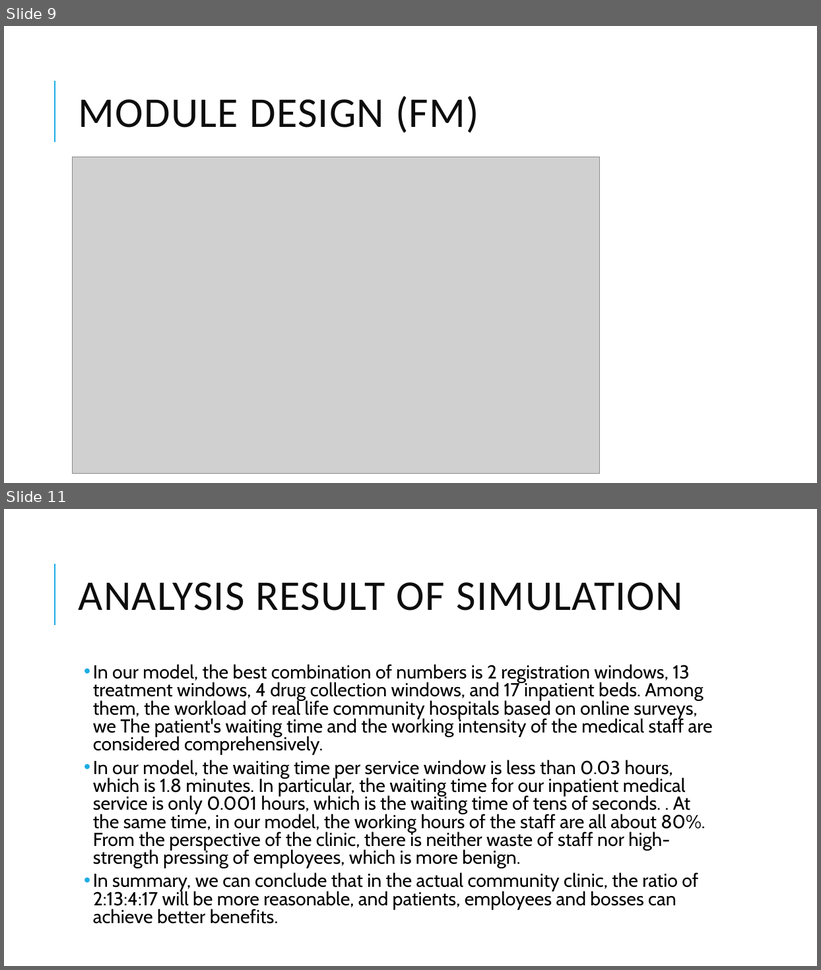
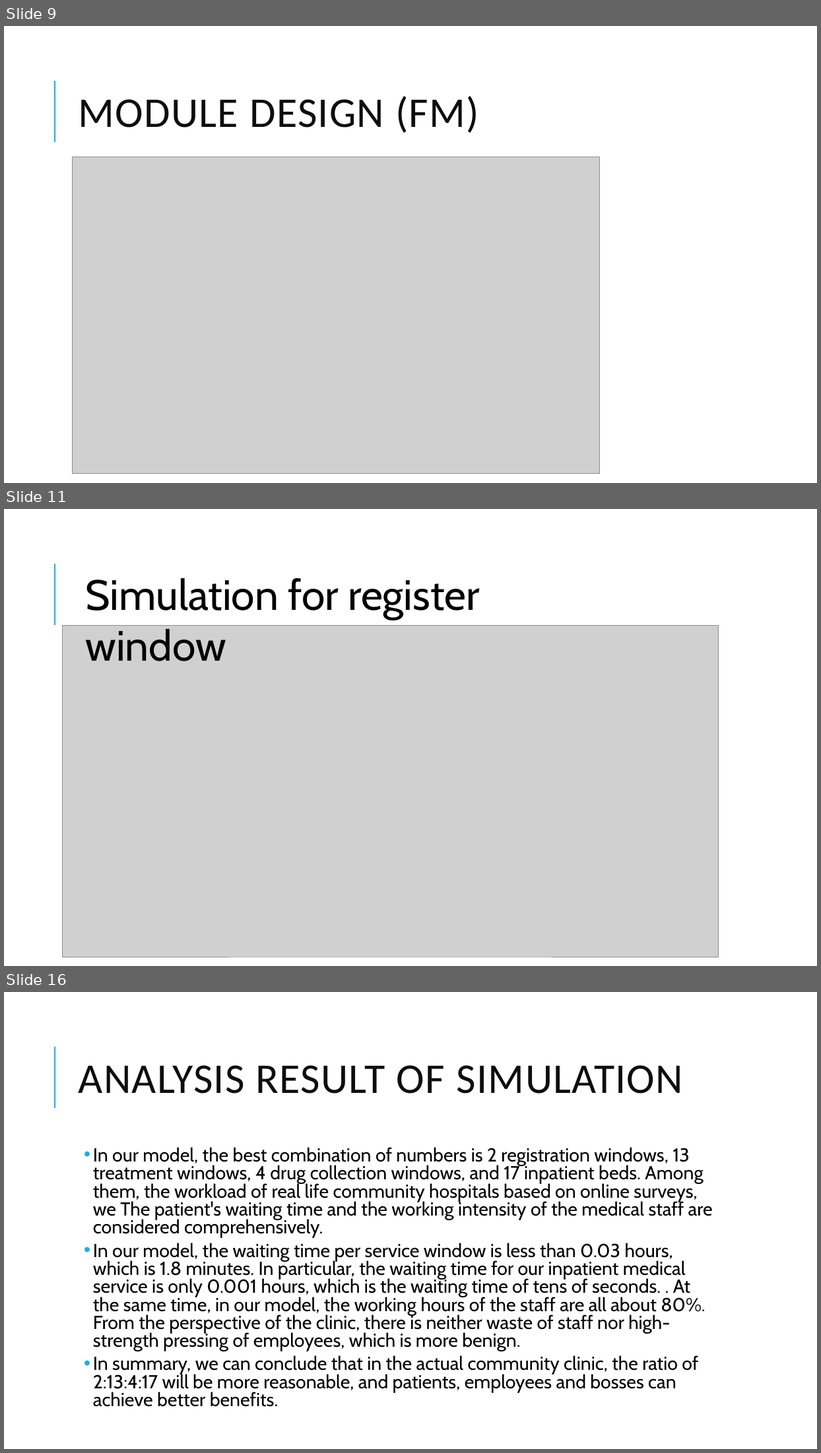
Before and after one commit to Knowden/module-simulation, a slide deck: presentation.pptx. Shown one above the other, each under a label of ours: slides 9 and 11 before the commit, slides 9, 11 and 16 after it; the slides between them are not shown. The pictures are 821x970 and 821x1453 pixels, drawn with LibreOffice and Linux fonts; fonts in the diff are those of the drawing; grey boxes stand for pictures. Boxes give left, top, right and bottom in pixels: in the first picture for what was removed or moved away, otherwise in the second. Text is boxed around its words. In the diff, an @@ line names an element or a change of style, - is before the commit and + after.

```diff
--- a/presentation.pptx
+++ b/presentation.pptx
@@ slide 11 added at [4,509,817,966], background #FFFFFF; not listed: 1 template element that a slide beside it also shows @@
@@ text added at [86,578,480,661], 50 pt, text #000000 @@
+Simulation for register window
@@ picture added at [63,626,719,957] @@
@@ what was slide 11 is now slide 16 @@
```
Also in this commit, not shown: 5 other slides added, 15 other files.
